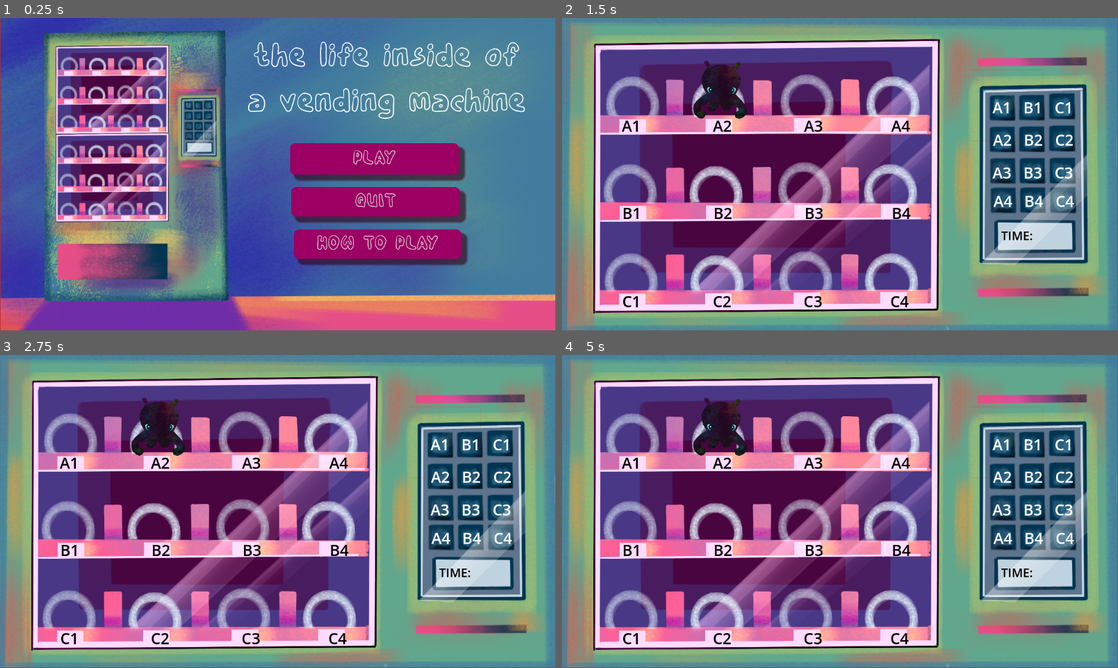
Above: before the commit, frames 1-4 (two rows, left to right).
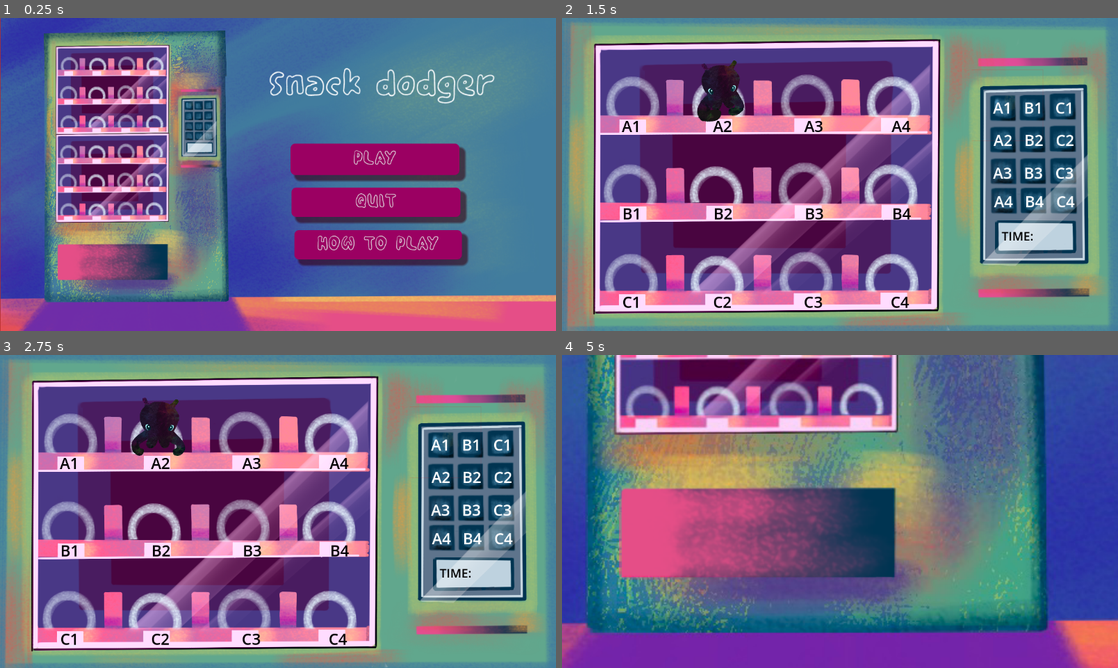
Above: after the commit, the same moments.

Repository: therealteaparty/Final-Project
Game: Godot game, scene res://UI/main.tscn
Two runs of this game, one before a commit and one after it. Both use one fixed random seed, a clock stepped at 60 frames per second and the inputs below.
Inputs:
- Up to frame 1 (0.25 s): no input
- Up to frame 2 (1.5 s): click "PLAY" at 0.5 s; hold D (right) from 1.28 s (still down); tap W (up) at 1.35 s
- Up to frame 3 (2.75 s): keep holding D (right); tap W (up) at 1.52, 1.82, 2.1, 2.27, 2.57 s
- Up to frame 4 (5 s): release D (right) at 2.78 s; hold A (left) 2.78-3.53 s; tap W (up) at 2.85, 3.6, 3.77, 4.07, 4.35, 4.52, 4.82 s; hold D (right) from 3.53 s (still down)
In our replay, the window is 799x449 before the commit and 800x450 after it. These sizes can differ from the game's own. Grey fills any space a smaller window leaves; there, only what the larger window draws over its background counts as a difference.

The runs differ from the first frame. In frame 1, 6.7% of the frame differs, in the area x 0-100%, y 0-100%; in frame 2, 6.5%; in frame 3, 6.1%; in frame 4, 97%.

Commit message:
push

Diff:
--- a/Assets/flashing.tres
+++ b/Assets/flashing.tres
@@ -57,6 +57,18 @@
 }, {
 "duration": 1.0,
 "texture": SubResource("AtlasTexture_4kv0u")
+}, {
+"duration": 1.0,
+"texture": SubResource("AtlasTexture_wbll7")
+}, {
+"duration": 1.0,
+"texture": SubResource("AtlasTexture_4kv0u")
+}, {
+"duration": 1.0,
+"texture": SubResource("AtlasTexture_wbll7")
+}, {
+"duration": 1.0,
+"texture": SubResource("AtlasTexture_4kv0u")
 }],
 "loop": false,
 "name": &"flash",
--- a/Levels/level1.tscn
+++ b/Levels/level1.tscn
@@ -164,6 +164,7 @@
 visible = false
 
 [node name="Chosen_Space" type="Timer" parent="."]
+wait_time = 0.7
 
 [node name="Countdown" type="Timer" parent="."]
 wait_time = 60.0
--- a/Player/player.gd
+++ b/Player/player.gd
@@ -1,7 +1,10 @@
 extends CharacterBody2D
 
+
+
+
+
 func _physics_process(_delta):
-	$AnimatedSprite2D.play("Idle")
 	if Input.is_action_just_pressed("left") and position.x != 140:
 		position.x -= 185
 		$AnimatedSprite2D.play("Left")
@@ -47,3 +50,7 @@
 #		velocity.x = move_toward(velocity.x, 0, SPEED)
 #
 #	move_and_slide()
+
+
+func _on_animated_sprite_2d_animation_finished():
+	$AnimatedSprite2D.play("Idle")
--- a/Player/player.tscn
+++ b/Player/player.tscn
@@ -23,10 +23,6 @@
 atlas = ExtResource("2_857ui")
 region = Rect2(0, 512, 512, 512)
 
-[sub_resource type="AtlasTexture" id="AtlasTexture_e8hqf"]
-atlas = ExtResource("2_857ui")
-region = Rect2(0, 1536, 512, 512)
-
 [sub_resource type="AtlasTexture" id="AtlasTexture_k4ihl"]
 atlas = ExtResource("2_857ui")
 region = Rect2(1536, 0, 512, 512)
@@ -34,10 +30,6 @@
 [sub_resource type="AtlasTexture" id="AtlasTexture_8nqn7"]
 atlas = ExtResource("2_857ui")
 region = Rect2(1024, 0, 512, 512)
-
-[sub_resource type="AtlasTexture" id="AtlasTexture_76c8q"]
-atlas = ExtResource("2_857ui")
-region = Rect2(0, 1024, 512, 512)
 
 [sub_resource type="AtlasTexture" id="AtlasTexture_i6rvd"]
 atlas = ExtResource("2_857ui")
@@ -47,10 +39,6 @@
 atlas = ExtResource("2_857ui")
 region = Rect2(1024, 1024, 512, 512)
 
-[sub_resource type="AtlasTexture" id="AtlasTexture_uo7uq"]
-atlas = ExtResource("2_857ui")
-region = Rect2(512, 0, 512, 512)
-
 [sub_resource type="SpriteFrames" id="SpriteFrames_10s0y"]
 animations = [{
 "frames": [{
@@ -59,7 +47,7 @@
 }],
 "loop": false,
 "name": &"Down",
-"speed": 5.0
+"speed": 6.0
 }, {
 "frames": [{
 "duration": 1.0,
@@ -78,13 +66,10 @@
 }, {
 "duration": 1.0,
 "texture": SubResource("AtlasTexture_lquj0")
-}, {
-"duration": 1.0,
-"texture": SubResource("AtlasTexture_e8hqf")
 }],
 "loop": false,
 "name": &"Left",
-"speed": 7.0
+"speed": 6.0
 }, {
 "frames": [{
 "duration": 1.0,
@@ -92,13 +77,10 @@
 }, {
 "duration": 1.0,
 "texture": SubResource("AtlasTexture_8nqn7")
-}, {
-"duration": 1.0,
-"texture": SubResource("AtlasTexture_76c8q")
 }],
 "loop": false,
 "name": &"Right",
-"speed": 7.0
+"speed": 5.0
 }, {
 "frames": [{
 "duration": 1.0,
@@ -106,13 +88,10 @@
 }, {
 "duration": 1.0,
 "texture": SubResource("AtlasTexture_ncn4c")
-}, {
-"duration": 1.0,
-"texture": SubResource("AtlasTexture_uo7uq")
 }],
 "loop": false,
 "name": &"Up",
-"speed": 7.0
+"speed": 5.0
 }]
 
 [node name="Player" type="CharacterBody2D"]
@@ -124,5 +103,7 @@
 [node name="AnimatedSprite2D" type="AnimatedSprite2D" parent="."]
 scale = Vector2(0.3, 0.3)
 sprite_frames = SubResource("SpriteFrames_10s0y")
-animation = &"Down"
+animation = &"Left"
 autoplay = "Idle"
+
+[connection signal="animation_finished" from="AnimatedSprite2D" to="." method="_on_animated_sprite_2d_animation_finished"]
--- a/UI/lose.tscn
+++ b/UI/lose.tscn
@@ -7,6 +7,7 @@
 
 [sub_resource type="Animation" id="Animation_kkf5n"]
 resource_name = "fall"
+length = 4.0
 tracks/0/type = "value"
 tracks/0/imported = false
 tracks/0/enabled = true
@@ -14,7 +15,7 @@
 tracks/0/interp = 1
 tracks/0/loop_wrap = true
 tracks/0/keys = {
-"times": PackedFloat32Array(0.7, 0.9),
+"times": PackedFloat32Array(1.5, 1.7),
 "transitions": PackedFloat32Array(1, 1),
 "update": 0,
 "values": [Vector2(513, 173), Vector2(513, 365)]
--- a/UI/losescreen.tscn
+++ b/UI/losescreen.tscn
@@ -1,4 +1,44 @@
-[gd_scene format=3 uid="uid://dwn7u72bbnrg2"]
+[gd_scene load_steps=6 format=3 uid="uid://dwn7u72bbnrg2"]
+
+[ext_resource type="Texture2D" uid="uid://b1e643rrnrrbc" path="res://Assets/Untitled_Artwork (8).png" id="1_0kivu"]
+[ext_resource type="Texture2D" uid="uid://cxwejwnyclh1f" path="res://Assets/Untitled_Artwork (10).png" id="2_vken7"]
+
+[sub_resource type="Animation" id="Animation_lilkw"]
+resource_name = "arm"
+length = 2.0
+tracks/0/type = "value"
+tracks/0/imported = false
+tracks/0/enabled = true
+tracks/0/path = NodePath("Sprite2D:position")
+tracks/0/interp = 1
+tracks/0/loop_wrap = true
+tracks/0/keys = {
+"times": PackedFloat32Array(0, 1.5),
+"transitions": PackedFloat32Array(1, 1),
+"update": 0,
+"values": [Vector2(581, 477), Vector2(594, 291)]
+}
+
+[sub_resource type="Animation" id="Animation_uk8nh"]
+length = 0.001
+tracks/0/type = "value"
+tracks/0/imported = false
+tracks/0/enabled = true
+tracks/0/path = NodePath("Sprite2D:position")
+tracks/0/interp = 1
+tracks/0/loop_wrap = true
+tracks/0/keys = {
+"times": PackedFloat32Array(0),
+"transitions": PackedFloat32Array(1),
+"update": 0,
+"values": [Vector2(581, 477)]
+}
+
+[sub_resource type="AnimationLibrary" id="AnimationLibrary_u4322"]
+_data = {
+"RESET": SubResource("Animation_uk8nh"),
+"arm": SubResource("Animation_lilkw")
+}
 
 [node name="losescreen" type="Control"]
 layout_mode = 3
@@ -7,3 +47,19 @@
 anchor_bottom = 1.0
 grow_horizontal = 2
 grow_vertical = 2
+
+[node name="Sprite2D2" type="Sprite2D" parent="."]
+position = Vector2(65, 583)
+scale = Vector2(1.94136, 1.94136)
+texture = ExtResource("1_0kivu")
+
+[node name="Sprite2D" type="Sprite2D" parent="."]
+position = Vector2(581, 477)
+scale = Vector2(1.12731, 1.12731)
+texture = ExtResource("2_vken7")
+
+[node name="AnimationPlayer" type="AnimationPlayer" parent="."]
+autoplay = "arm"
+libraries = {
+"": SubResource("AnimationLibrary_u4322")
+}
--- a/UI/main.tscn
+++ b/UI/main.tscn
@@ -29,16 +29,16 @@
 anchor_top = 0.5
 anchor_right = 1.0
 anchor_bottom = 0.5
-offset_left = 480.0
-offset_top = -297.0
-offset_right = -28.0
-offset_bottom = -89.0
+offset_left = 437.0
+offset_top = -296.0
+offset_right = -71.0
+offset_bottom = -88.0
 grow_horizontal = 2
 grow_vertical = 2
+scale = Vector2(1.1, 1.1)
 theme = ExtResource("3_asmo0")
 theme_override_font_sizes/font_size = 90
-text = "the life inside of
-a vending machine"
+text = "Snack dodger"
 horizontal_alignment = 1
 vertical_alignment = 1
 
--- a/project.godot
+++ b/project.godot
@@ -18,6 +18,11 @@
 [autoload]
 
 Global="*res://Global.gd"
+
+[display]
+
+window/size/mode=3
+window/stretch/mode="viewport"
 
 [input]
 
Binary file added: Assets/Untitled_Artwork (10).png
Not shown, added: Assets/Untitled_Artwork (10).png.import
Not shown: 1 places in Assets/flashing.tres that only renumber resources
Not shown: 1 places in Levels/level1.tscn that only renumber resources
Not shown: 1 places in Player/player.tscn that only renumber resources
